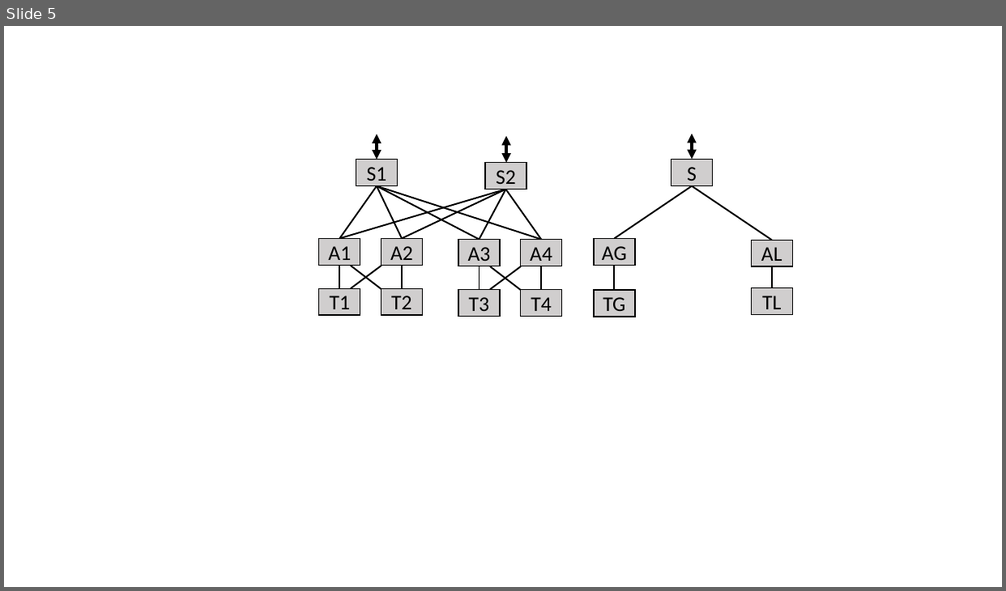
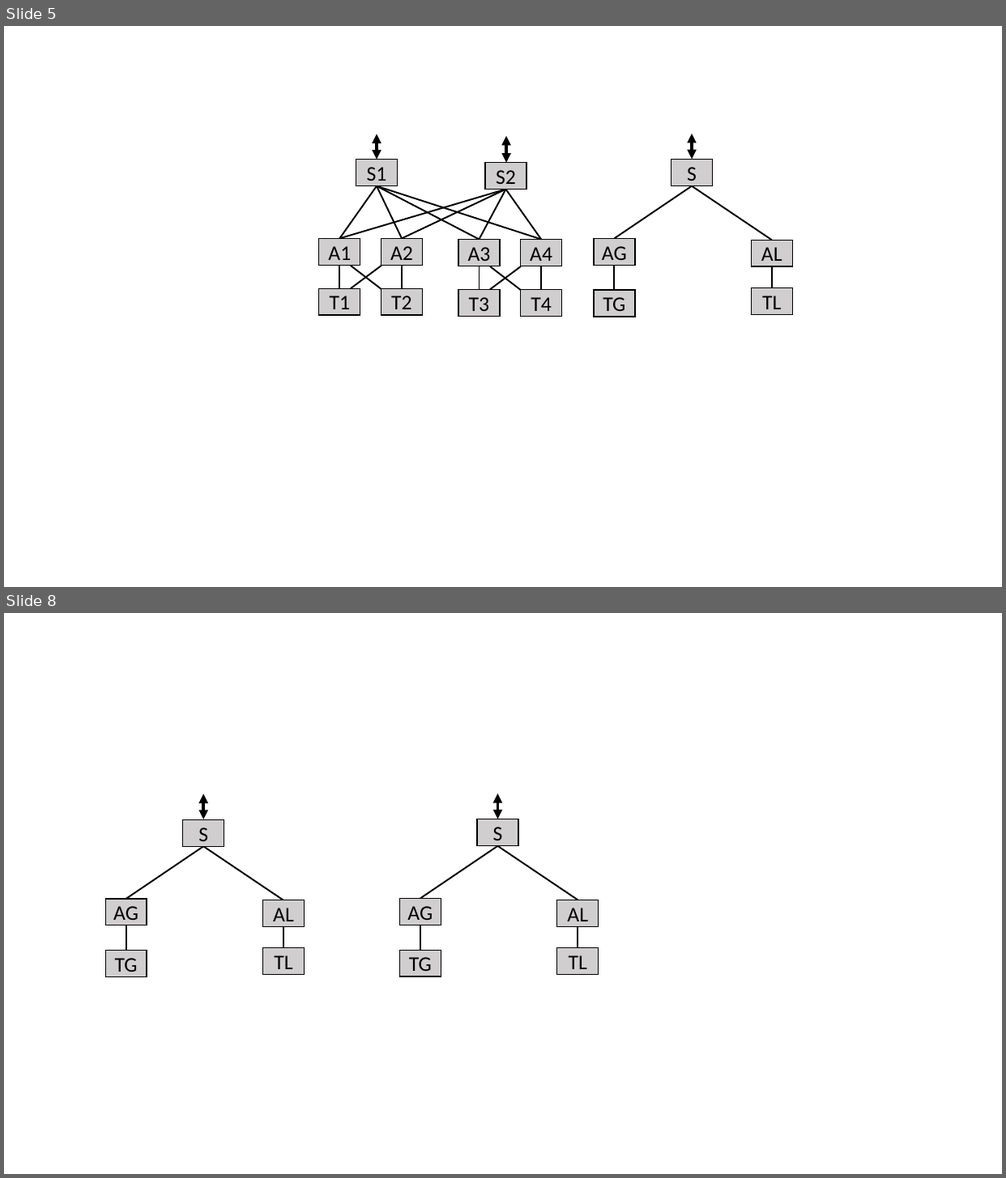
Before and after one commit to rabeckett/propane, a slide deck: paper/abstraction/figures/examples.pptx. Shown one above the other, each under a label of ours: slide 5 before the commit, slides 5 and 8 after it; the slides between them are not shown. The pictures are 1006x591 and 1006x1178 pixels, drawn with LibreOffice and Linux fonts; fonts in the diff are those of the drawing. Boxes give left, top, right and bottom in pixels: in the first picture for what was removed or moved away, otherwise in the second. Text is boxed around its words. In the diff, an @@ line names an element or a change of style, - is before the commit and + after.

```diff
--- a/paper/abstraction/figures/examples.pptx
+++ b/paper/abstraction/figures/examples.pptx
@@ slide 8 added at (x1=4, y1=613, x2=1002, y2=1174), background #FFFFFF @@
@@ double arrow added from (204, 794) to (204, 820), #000000 3 pt @@
@@ double arrow added from (498, 794) to (498, 819), #000000 3 pt @@
@@ rectangle added at (x1=183, y1=820, x2=224, y2=846), fill #D0CECE, outline #000000 1 pt, 20 pt, text #000000 @@
+S
@@ rectangle added at (x1=477, y1=820, x2=518, y2=846), fill #D0CECE, outline #000000 1 pt, 20 pt, text #000000 @@
+S
@@ line added from (204, 846) to (126, 899), #000000 1.5 pt @@
@@ line added from (204, 846) to (283, 901), #000000 1.5 pt @@
@@ line added from (498, 845) to (420, 898), #000000 1.5 pt @@
@@ line added from (498, 845) to (578, 901), #000000 1.5 pt @@
@@ rectangle added at (x1=105, y1=899, x2=147, y2=926), fill #D0CECE, outline #000000 1 pt, 20 pt, text #000000 @@
+AG
@@ rectangle added at (x1=263, y1=901, x2=305, y2=927), fill #D0CECE, outline #000000 1 pt, 20 pt, text #000000 @@
+AL
@@ rectangle added at (x1=400, y1=898, x2=441, y2=925), fill #D0CECE, outline #000000 1 pt, 20 pt, text #000000 @@
+AG
@@ rectangle added at (x1=557, y1=901, x2=599, y2=927), fill #D0CECE, outline #000000 1 pt, 20 pt, text #000000 @@
+AL
@@ line added from (126, 926) to (126, 951), #000000 1.5 pt @@
@@ line added from (283, 927) to (283, 948), #000000 1.5 pt @@
@@ line added from (420, 925) to (420, 950), #000000 1.5 pt @@
@@ line added from (578, 926) to (578, 948), #000000 1.5 pt @@
@@ rectangle added at (x1=105, y1=951, x2=147, y2=977), fill #D0CECE, outline #000000 1 pt, 20 pt, text #000000 @@
+TG
@@ rectangle added at (x1=263, y1=948, x2=305, y2=975), fill #D0CECE, outline #000000 1 pt, 20 pt, text #000000 @@
+TL
@@ rectangle added at (x1=400, y1=950, x2=441, y2=977), fill #D0CECE, outline #000000 1 pt, 20 pt, text #000000 @@
+TG
@@ rectangle added at (x1=557, y1=948, x2=599, y2=974), fill #D0CECE, outline #000000 1 pt, 20 pt, text #000000 @@
+TL
```
Also in this commit, not shown: 2 other slides added, 3 other files.
